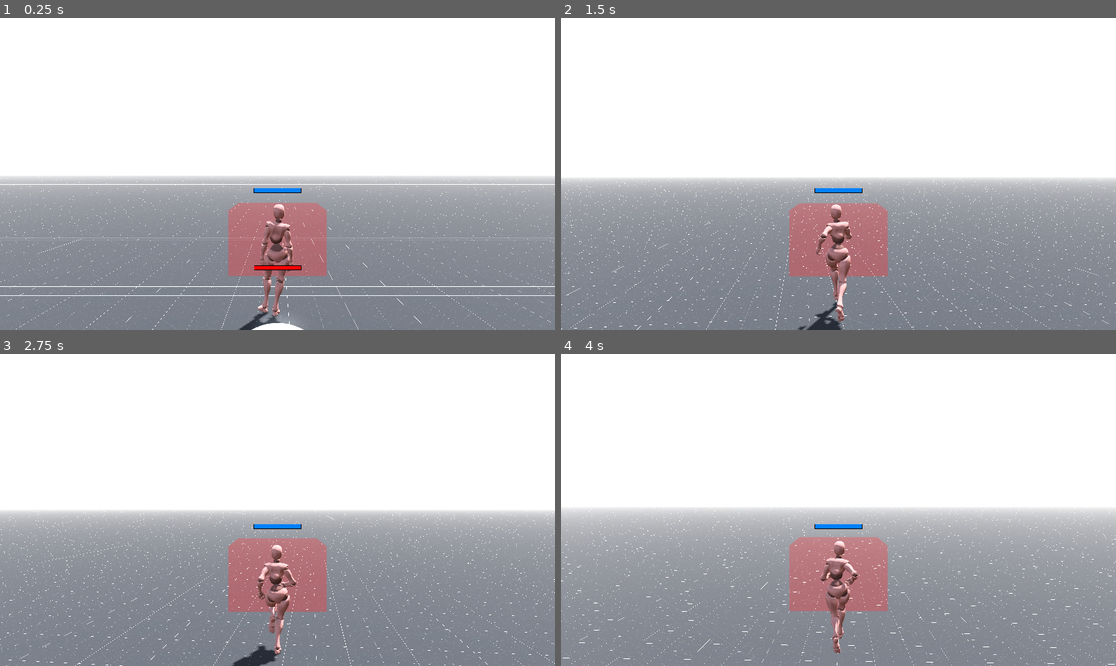
Above: before the commit, frames 1-4 (two rows, left to right).
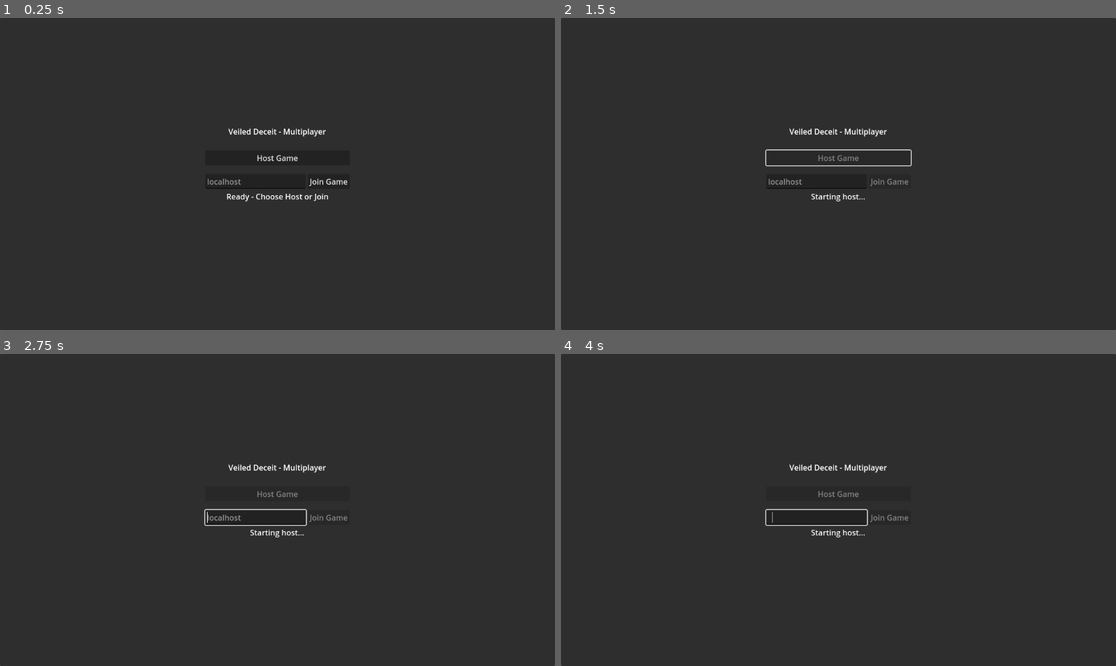
Above: after the commit, the same moments.

Repository: joelkarn/veiled-deceit
Game: Godot game, scene res://scenes/main.tscn
The game is run twice, just before and just after one commit, with the same random seed, the same clock (stepped at 60 frames per second) and the same inputs.
Inputs (mouse positions are in pixels of both pictures, inside the frame that each line leads up to):
- Up to frame 1 (0.25 s): no input
- Up to frame 2 (1.5 s): click (838, 158) at 0.5 s, where only the run after the commit has a clickable "Host Game"; move the mouse to (866, 174) at 1.27 s; press the mouse at (866, 174) at 1.28 s; hold W (forward) from 1.28 s (still down)
- Up to frame 3 (2.75 s): keep holding W (forward); move the mouse to (249, 510) at 2.02 s; release the mouse at (249, 510) at 2.03 s; click (249, 510) at 2.1 s
- Up to frame 4 (4 s): keep holding W (forward); move the mouse to (849, 503) at 2.77 s; press the mouse at (849, 503) at 2.78 s; tap Space (jump) at 3.05, 3.77 s; move the mouse to (832, 516) at 3.52 s; release the mouse at (832, 516) at 3.53 s; click (832, 516) at 3.6 s

The runs differ from the first frame. In frame 1, 100% of the frame differs, in the area x 0-100%, y 0-100%; in frame 2, 100%; in frame 3, 100%; in frame 4, 100%.

Commit message:
hosting and peer connection

Diff:
--- /dev/null
+++ b/scenes/lobby.tscn
@@ -0,0 +1,68 @@
+[gd_scene load_steps=2 format=3 uid="uid://lobby_ui_scene"]
+
+[ext_resource type="Script" path="res://scripts/lobby.gd" id="1_lobby"]
+
+[node name="Lobby" type="Control"]
+layout_mode = 3
+anchors_preset = 15
+anchor_right = 1.0
+anchor_bottom = 1.0
+grow_horizontal = 2
+grow_vertical = 2
+script = ExtResource("1_lobby")
+
+[node name="Panel" type="Panel" parent="."]
+layout_mode = 1
+anchors_preset = 15
+anchor_right = 1.0
+anchor_bottom = 1.0
+grow_horizontal = 2
+grow_vertical = 2
+
+[node name="VBoxContainer" type="VBoxContainer" parent="Panel"]
+layout_mode = 1
+anchors_preset = 8
+anchor_left = 0.5
+anchor_top = 0.5
+anchor_right = 0.5
+anchor_bottom = 0.5
+offset_left = -150.0
+offset_top = -100.0
+offset_right = 150.0
+offset_bottom = 100.0
+grow_horizontal = 2
+grow_vertical = 2
+
+[node name="Title" type="Label" parent="Panel/VBoxContainer"]
+layout_mode = 2
+text = "Veiled Deceit - Multiplayer"
+horizontal_alignment = 1
+
+[node name="Spacer1" type="Control" parent="Panel/VBoxContainer"]
+layout_mode = 2
+custom_minimum_size = Vector2(0, 20)
+
+[node name="HostButton" type="Button" parent="Panel/VBoxContainer"]
+layout_mode = 2
+text = "Host Game"
+
+[node name="Spacer2" type="Control" parent="Panel/VBoxContainer"]
+layout_mode = 2
+custom_minimum_size = Vector2(0, 10)
+
+[node name="HBoxContainer" type="HBoxContainer" parent="Panel/VBoxContainer"]
+layout_mode = 2
+
+[node name="IPInput" type="LineEdit" parent="Panel/VBoxContainer/HBoxContainer"]
+layout_mode = 2
+size_flags_horizontal = 3
+placeholder_text = "localhost"
+
+[node name="JoinButton" type="Button" parent="Panel/VBoxContainer/HBoxContainer"]
+layout_mode = 2
+text = "Join Game"
+
+[node name="StatusLabel" type="Label" parent="Panel/VBoxContainer"]
+layout_mode = 2
+text = "Not connected"
+horizontal_alignment = 1
--- a/scenes/main.tscn
+++ b/scenes/main.tscn
@@ -5,9 +5,10 @@
 [ext_resource type="Texture2D" uid="uid://cc081a86h5068" path="res://assets/textures/grids/Purple/texture_09.png" id="3_3vadj"]
 [ext_resource type="Texture2D" uid="uid://dunr0ji1be10l" path="res://assets/textures/grids/Green/texture_09.png" id="4_o6m22"]
 [ext_resource type="PackedScene" uid="uid://cw2gbacpbrqpl" path="res://scenes/player.tscn" id="5_0fqgh"]
-[ext_resource type="PackedScene" uid="uid://bigmnauyqn7lf" path="res://scenes/enemy.tscn" id="6_enemy"]
 [ext_resource type="Script" path="res://scripts/ui_manager.gd" id="7_ui"]
 [ext_resource type="PackedScene" uid="uid://cgj0sdw2q4hkr" path="res://scenes/pause_menu.tscn" id="8_pause"]
+[ext_resource type="Script" path="res://scripts/network_manager.gd" id="9_network"]
+[ext_resource type="PackedScene" uid="uid://lobby_ui_scene" path="res://scenes/lobby.tscn" id="10_lobby"]
 
 [sub_resource type="ProceduralSkyMaterial" id="ProceduralSkyMaterial_oulvc"]
 sky_horizon_color = Color(0.64625, 0.65575, 0.67075, 1)
@@ -75,11 +76,8 @@
 use_collision = true
 size = Vector3(5.65247, 3, 3)
 
-[node name="player" parent="." instance=ExtResource("5_0fqgh")]
-transform = Transform3D(1, 0, 0, 0, 1, 0, 0, 0, 1, -0.179691, 0, 4.3177)
-
-[node name="Enemy" parent="." instance=ExtResource("6_enemy")]
-transform = Transform3D(1, 0, 0, 0, 1, 0, 0, 0, 1, -0.179691, 0, 7)
+[node name="NetworkManager" type="Node" parent="."]
+script = ExtResource("9_network")
 
 [node name="UIManager" type="Node" parent="."]
 script = ExtResource("7_ui")
@@ -93,3 +91,8 @@
 layer = 10
 
 [node name="PauseMenu" parent="UILayers/MenuLayer" instance=ExtResource("8_pause")]
+
+[node name="LobbyLayer" type="CanvasLayer" parent="UILayers"]
+layer = 5
+
+[node name="Lobby" parent="UILayers/LobbyLayer" instance=ExtResource("10_lobby")]
--- /dev/null
+++ b/scripts/lobby.gd
@@ -0,0 +1,90 @@
+extends Control
+
+@onready var host_button: Button = $Panel/VBoxContainer/HostButton
+@onready var join_button: Button = $Panel/VBoxContainer/HBoxContainer/JoinButton
+@onready var ip_input: LineEdit = $Panel/VBoxContainer/HBoxContainer/IPInput
+@onready var status_label: Label = $Panel/VBoxContainer/StatusLabel
+
+var network_manager: Node
+
+func _ready() -> void:
+	# Connect button signals
+	host_button.pressed.connect(_on_host_button_pressed)
+	join_button.pressed.connect(_on_join_button_pressed)
+
+	# Show mouse cursor when lobby is visible (like pause menu)
+	Input.mouse_mode = Input.MOUSE_MODE_VISIBLE
+
+	# Find NetworkManager - try multiple paths
+	network_manager = get_node_or_null("/root/world/NetworkManager")
+	if not network_manager:
+		network_manager = get_tree().get_first_node_in_group("network_manager")
+	if not network_manager:
+		# Try getting from current scene
+		var scene = get_tree().current_scene
+		if scene:
+			network_manager = scene.get_node_or_null("NetworkManager")
+
+	if not network_manager:
+		status_label.text = "Error: NetworkManager not found!"
+		print("ERROR: NetworkManager not found in scene tree!")
+		return
+
+	# Connect to multiplayer signals
+	if not multiplayer.connected_to_server.is_connected(_on_connected_to_server):
+		multiplayer.connected_to_server.connect(_on_connected_to_server)
+	if not multiplayer.connection_failed.is_connected(_on_connection_failed):
+		multiplayer.connection_failed.connect(_on_connection_failed)
+
+	status_label.text = "Ready - Choose Host or Join"
+
+func _on_host_button_pressed() -> void:
+	if not network_manager:
+		status_label.text = "Error: NetworkManager not found!"
+		return
+
+	status_label.text = "Starting host..."
+	host_button.disabled = true
+	join_button.disabled = true
+
+	network_manager.host_game()
+
+func _on_join_button_pressed() -> void:
+	if not network_manager:
+		status_label.text = "Error: NetworkManager not found!"
+		return
+
+	var ip = ip_input.text.strip_edges()
+	if ip.is_empty():
+		ip = "localhost"  # Default to localhost if empty
+
+	status_label.text = "Connecting to " + ip + "..."
+	host_button.disabled = true
+	join_button.disabled = true
+
+	network_manager.join_game(ip)
+
+func _on_host_started() -> void:
+	status_label.text = "Host started! Waiting for players..."
+	# Hide lobby after host starts
+	await get_tree().create_timer(1.0).timeout
+	hide_lobby()
+
+func _on_connected_to_server() -> void:
+	status_label.text = "Connected to server!"
+	# Small delay before hiding lobby
+	await get_tree().create_timer(1.0).timeout
+	hide_lobby()
+
+func _on_connection_failed() -> void:
+	status_label.text = "Connection failed!"
+	host_button.disabled = false
+	join_button.disabled = false
+	# Ensure mouse is still visible on failure
+	Input.mouse_mode = Input.MOUSE_MODE_VISIBLE
+
+func hide_lobby() -> void:
+	# Hide the lobby UI when connected
+	visible = false
+	# Capture mouse again for gameplay (like closing pause menu)
+	Input.mouse_mode = Input.MOUSE_MODE_CAPTURED
--- /dev/null
+++ b/scripts/network_manager.gd
@@ -0,0 +1,172 @@
+extends Node
+
+# Network Manager - Handles multiplayer connection and player spawning
+# For now: Basic host/client setup for testing
+
+const PORT = 7777
+const MAX_PLAYERS = 5
+
+# Spawn points for players (5 locations)
+var spawn_points = [
+	Vector3(-0.179691, 0, 4.3177),  # Current player position
+	Vector3(5, 0, 4.3177),
+	Vector3(-5, 0, 4.3177),
+	Vector3(0, 0, 10),
+	Vector3(0, 0, -2)
+]
+
+@onready var player_scene = load("res://scenes/player.tscn")
+
+func _ready() -> void:
+	# Connect multiplayer signals
+	multiplayer.peer_connected.connect(_on_peer_connected)
+	multiplayer.peer_disconnected.connect(_on_peer_disconnected)
+	multiplayer.connected_to_server.connect(_on_connected_to_server)
+	multiplayer.connection_failed.connect(_on_connection_failed)
+	multiplayer.server_disconnected.connect(_on_server_disconnected)
+
+	print("NetworkManager ready! Use lobby UI to host or join.")
+
+# Host: Start server
+func host_game() -> void:
+	print("Starting host on port ", PORT)
+	var peer = ENetMultiplayerPeer.new()
+	var error = peer.create_server(PORT, MAX_PLAYERS)
+
+	if error != OK:
+		print("Failed to create server: ", error)
+		if error == 20:  # ENet error - address already in use
+			print("ERROR: Port ", PORT, " is already in use! Another instance might be hosting.")
+		return
+
+	multiplayer.multiplayer_peer = peer
+	print("Host started! Waiting for players...")
+
+	# Notify lobby that host started
+	var lobby = get_tree().current_scene.get_node_or_null("UILayers/LobbyLayer/Lobby")
+	if lobby:
+		lobby._on_host_started()
+
+	# Spawn host's own player
+	await get_tree().process_frame
+	spawn_player(1)  # Host is always peer ID 1
+
+# Client: Join server
+func join_game(ip: String) -> void:
+	print("Connecting to server at ", ip, ":", PORT)
+	var peer = ENetMultiplayerPeer.new()
+	var error = peer.create_client(ip, PORT)
+
+	if error != OK:
+		print("Failed to create client: ", error)
+		return
+
+	multiplayer.multiplayer_peer = peer
+	print("Connecting...")
+
+# Called when a peer connects (host receives this)
+func _on_peer_connected(peer_id: int) -> void:
+	print("Peer ", peer_id, " connected!")
+
+	# Spawn the new player for all clients
+	if multiplayer.is_server():
+		await get_tree().process_frame  # Wait a frame for network to stabilize
+		spawn_player(peer_id)
+
+# Called when a peer disconnects
+func _on_peer_disconnected(peer_id: int) -> void:
+	print("Peer ", peer_id, " disconnected!")
+
+	# Remove player from scene
+	var player_node = get_node_or_null("../Player_" + str(peer_id))
+	if player_node:
+		player_node.queue_free()
+
+# Client: Called when successfully connected to server
+func _on_connected_to_server() -> void:
+	print("Successfully connected to server!")
+	var peer_id = multiplayer.get_unique_id()
+
+	# Server will spawn us, so we just wait
+
+# Client: Called when connection fails
+func _on_connection_failed() -> void:
+	print("Failed to connect to server!")
+	multiplayer.multiplayer_peer = null
+
+# Client: Called when server disconnects
+func _on_server_disconnected() -> void:
+	print("Server disconnected!")
+	multiplayer.multiplayer_peer = null
+
+# Spawn a player for a given peer_id
+func spawn_player(peer_id: int) -> void:
+	var is_server = multiplayer.is_server()
+	var is_local = (peer_id == multiplayer.get_unique_id())
+
+	print("Spawning player for peer ", peer_id, " (local: ", is_local, ", server: ", is_server, ")")
+
+	# Determine spawn position
+	var spawn_index = (peer_id - 1) % spawn_points.size()
+	var spawn_position = spawn_points[spawn_index]
+
+	# Instantiate player
+	var player = player_scene.instantiate()
+	player.name = "Player_" + str(peer_id)
+	player.position = spawn_position
+
+	# Set network properties (they're exported, so they exist)
+	player.player_id = peer_id
+	player.is_local_player = is_local
+	player.is_host = is_server
+
+	# Add to scene (parent is the main scene root)
+	var parent = get_tree().current_scene
+	if parent:
+		parent.add_child(player, true)  # force_readable_name = true for networking
+
+		print("Player spawned at position: ", spawn_position)
+
+		# If we're the server, tell all clients to spawn this player
+		if is_server:
+			rpc("sync_player_spawn", peer_id, spawn_position)
+
+# Clients send their input to host
+@rpc("any_peer", "call_local", "reliable")
+func receive_player_input(peer_id: int, input_data: Dictionary) -> void:
+	if not multiplayer.is_server():
+		return  # Only host processes
+
+	# Find the player instance for this peer_id
+	var player = get_tree().current_scene.get_node_or_null("Player_" + str(peer_id))
+	if player and player.has_method("process_player_input"):
+		player.process_player_input(input_data)
+
+# Remote call: Sync player spawn to all clients
+@rpc("authority", "call_remote", "reliable")
+func sync_player_spawn(peer_id: int, position: Vector3) -> void:
+	# Only spawn if we don't already have this player
+	var existing_player = get_tree().current_scene.get_node_or_null("Player_" + str(peer_id))
+	if existing_player:
+		return
+
+	# Don't spawn ourselves (we're already spawned)
+	if peer_id == multiplayer.get_unique_id():
+		return
+
+	var is_local = (peer_id == multiplayer.get_unique_id())
+	var is_server = multiplayer.is_server()
+
+	var player = player_scene.instantiate()
+	player.name = "Player_" + str(peer_id)
+	player.position = position
+
+	# Set network properties (they're exported, so they exist)
+	player.player_id = peer_id
+	player.is_local_player = is_local
+	player.is_host = is_server
+
+	var parent = get_tree().current_scene
+	if parent:
+		parent.add_child(player, true)
+		print("Synced player ", peer_id, " spawn at ", position)
--- a/scripts/player.gd
+++ b/scripts/player.gd
@@ -1,4 +1,9 @@
 extends CharacterBody3D
+
+# Network properties
+@export var player_id: int = 0
+var is_local_player: bool = false
+var is_host: bool = false
 
 @onready var camera_mount: Node3D = $camera_mount
 @onready var animation_player: AnimationPlayer = $visuals/mixamo_base/AnimationPlayer
@@ -13,6 +18,19 @@
 @export var health: float = 100.0
 
 @export var health_bar_offset_y = 2
+
+# Input buffer for network
+var input_buffer = {
+	"movement": Vector2.ZERO,
+	"jump": false,
+	"attack": false,
+	"camera_rotation": Vector2.ZERO,  # Only set when mouse moves
+	"speed_multiplier": 1.0
+}
+
+# Network state sync
+var sync_timer: float = 0.0
+const SYNC_INTERVAL: float = 0.033  # ~30 Hz
 
 const SPEED := 7.0
 const CUSTOM_GRAVITY := -45.0
@@ -57,6 +75,9 @@
 
 	if camera:
 		camera.fov = fov
+		# Only local player should see their camera
+		if not is_local_player:
+			camera.current = false
 
 	ui_manager = get_node_or_null("../UIManager")
 
@@ -65,31 +86,69 @@
 	_update_melee_debug_visual(false)
 
 func _input(event: InputEvent) -> void:
+	# Only local player processes input
+	if not is_local_player:
+		return
+
 	# Don't process input if menu is open
 	if ui_manager and ui_manager.is_menu_active():
 		return
 
 	if event is InputEventMouseMotion:
 		handle_mouse_motion(event)
+		input_buffer.camera_rotation = event.relative
 
 
 	if event.is_action_pressed("attack"):
+		input_buffer.attack = true
 		auto_attack()
 
 func _physics_process(delta: float) -> void:
-
 	if ui_manager and ui_manager.is_menu_active():
 		stop_movement(delta)
 		return
 
-	var speed_multiplier := 1.0
-	# Slower movement when moving backwards
-	if Input.is_action_pressed("backward"):
-		speed_multiplier = 0.5
-
-	# no input: (0, 0), right: (0, 1), forward: (0, -1), left back: (-0.707107, 0.707107), etc.
-	var input_dir: Vector2 = Input.get_vector("left", "right", "forward", "backward")
-	# relative to world
+	# Collect input for local player
+	if is_local_player:
+		input_buffer.movement = Input.get_vector("left", "right", "forward", "backward")
+		input_buffer.jump = Input.is_action_just_pressed("jump")
+		input_buffer.speed_multiplier = 0.5 if Input.is_action_pressed("backward") else 1.0
+
+		# Send input to host (but don't reset jump yet - we need it for local processing)
+		send_player_input_keep_jump()
+
+		# Reset camera rotation after sending (prevents drift)
+		# It will be set in _input() if mouse moves
+		input_buffer.camera_rotation = Vector2.ZERO
+
+	# Host processes movement for all players
+	# Local player also processes (client-side prediction)
+	if multiplayer.is_server() or is_local_player:
+		process_movement(delta)
+
+		# Reset jump after processing (local player)
+		if is_local_player:
+			input_buffer.jump = false
+	else:
+		# Remote players on clients - they get state updates, but we still need to apply gravity
+		if not is_on_floor():
+			velocity.y += CUSTOM_GRAVITY * delta
+		move_and_slide()
+
+	# Sync state periodically (host only)
+	if multiplayer.is_server():
+		sync_timer += delta
+		if sync_timer >= SYNC_INTERVAL:
+			sync_timer = 0.0
+			sync_player_state()
+
+func process_movement(delta: float) -> void:
+	var speed_multiplier = input_buffer.speed_multiplier if is_local_player else 1.0
+
+	# For local player, use input buffer
+	# For remote players on host, we'll get their input via RPC
+	# For now, let local player use their own input
+	var input_dir: Vector2 = input_buffer.movement if is_local_player else Vector2.ZERO
 	var direction: Vector3 = (transform.basis * Vector3(input_dir.x, 0.0, input_dir.y))
 
 
@@ -124,12 +183,13 @@
 		velocity.x = 0.0
 		velocity.z = 0.0
 
-	if Input.is_action_just_pressed("jump"):
+	if input_buffer.jump:
 		is_jumping = true
 		velocity.y = JUMP_VELOCITY
 		init_jump_input = input_dir
 		init_jump_dir.x = direction.x
 		init_jump_dir.y = direction.z
+		input_buffer.jump = false
 
 	move_and_slide()
 
@@ -329,3 +389,112 @@
 	# You might want to add game over logic here
 	# For now, just reset health
 	health = max_health
+
+# ----------------------------
+# Network Methods
+# ----------------------------
+
+# Send input to host (keeps jump for local processing)
+func send_player_input_keep_jump() -> void:
+	if not is_local_player:
+		return
+
+	var input_copy = input_buffer.duplicate()
+	# Reset one-time inputs except jump (we'll reset it after processing)
+	input_copy.attack = false
+
+	# Only send camera rotation if it's non-zero (prevents unnecessary updates)
+	if input_copy.camera_rotation == Vector2.ZERO:
+		input_copy.erase("camera_rotation")  # Remove from dict if zero
+
+	if multiplayer.is_server():
+		# We are the host, process directly
+		process_player_input(input_copy)
+	else:
+		# Send to host's NetworkManager
+		var network_manager = get_tree().current_scene.get_node_or_null("NetworkManager")
+		if network_manager:
+			network_manager.rpc_id(1, "receive_player_input", player_id, input_copy)
+
+	# Reset one-time inputs except jump
+	input_buffer.attack = false
+
+# Send input to host (for network sync - resets all one-time inputs)
+func send_player_input() -> void:
+	if not is_local_player:
+		return
+
+	var input_copy = input_buffer.duplicate()
+	# Reset one-time inputs
+	input_copy.attack = false
+	input_copy.jump = false
+
+	if multiplayer.is_server():
+		# We are the host, process directly
+		process_player_input(input_copy)
+	else:
+		# Send to host's NetworkManager
+		var network_manager = get_tree().current_scene.get_node_or_null("NetworkManager")
+		if network_manager:
+			network_manager.rpc_id(1, "receive_player_input", player_id, input_copy)
+
+	# Reset one-time inputs
+	input_buffer.attack = false
+	input_buffer.jump = false
+
+# Host processes input from clients (or locally)
+# This is called by NetworkManager for remote players, or directly for local host player
+func process_player_input(input_data: Dictionary) -> void:
+	# Store input for this player
+	input_buffer.movement = input_data.get("movement", Vector2.ZERO)
+	input_buffer.jump = input_data.get("jump", false)
+	input_buffer.attack = input_data.get("attack", false)
+	input_buffer.speed_multiplier = input_data.get("speed_multiplier", 1.0)
+
+	# Process camera rotation if provided
+	if input_data.has("camera_rotation"):
+		var rotation_delta = input_data["camera_rotation"]
+		rotate_y(deg_to_rad(-rotation_delta.x * sens_horizontal))
+		var delta_pitch = -rotation_delta.y * sens_vertical
+		_pitch += deg_to_rad(delta_pitch)
+		_pitch = clamp(_pitch, deg_to_rad(pitch_min_deg), deg_to_rad(pitch_max_deg))
+		camera_mount.rotation.x = _pitch
+
+# Host syncs player state to all clients
+func sync_player_state() -> void:
+	if not multiplayer.is_server():
+		return
+
+	var state = {
+		"position": position,
+		"rotation_y": rotation.y,
+		"camera_pitch": camera_mount.rotation.x,
+		"health": health,
+		"velocity": velocity,
+		"is_jumping": is_jumping,
+		"animation": animation_player.current_animation if animation_player else "idle"
+	}
+
+	rpc("update_player_state", state)
+
+# Clients receive state from host
+@rpc("authority", "call_remote", "unreliable")
+func update_player_state(state: Dictionary) -> void:
+	if is_local_player:
+		# Don't overwrite local player with server state (client-side prediction)
+		# We'll use this for correction if needed later
+		return
+
+	# Interpolate position smoothly for remote players
+	position = position.lerp(state.get("position", position), 0.3)
+	rotation.y = state.get("rotation_y", rotation.y)
+	camera_mount.rotation.x = state.get("camera_pitch", camera_mount.rotation.x)
+	health = state.get("health", health)
+	velocity = state.get("velocity", velocity)
+	is_jumping = state.get("is_jumping", false)
+
+	# Update animation
+	var anim = state.get("animation", "idle")
+	if animation_player and anim != "" and animation_player.current_animation != anim:
+		if animation_player.has_animation(anim):
+			animation_player.play(anim)
--- a/scripts/ui_manager.gd
+++ b/scripts/ui_manager.gd
@@ -6,8 +6,14 @@
 var is_menu_open := false
 
 func _ready() -> void:
-	# Start with mouse captured
-	Input.mouse_mode = Input.MOUSE_MODE_CAPTURED
+	# Check if lobby is visible - if so, don't capture mouse yet
+	var lobby = get_node_or_null("../UILayers/LobbyLayer/Lobby")
+	if lobby and lobby.visible:
+		# Lobby will handle mouse visibility
+		Input.mouse_mode = Input.MOUSE_MODE_VISIBLE
+	else:
+		# Start with mouse captured (when lobby is hidden/connected)
+		Input.mouse_mode = Input.MOUSE_MODE_CAPTURED
 
 func _input(event: InputEvent) -> void:
 	if event.is_action_pressed("ui_cancel"):  # ESC key
Not shown, added: scripts/lobby.gd.uid
Not shown, added: scripts/network_manager.gd.uid
Not shown, added: MULTIPLAYER_PLAN.md
Not shown, added: MULTIPLAYER_TESTING.md
